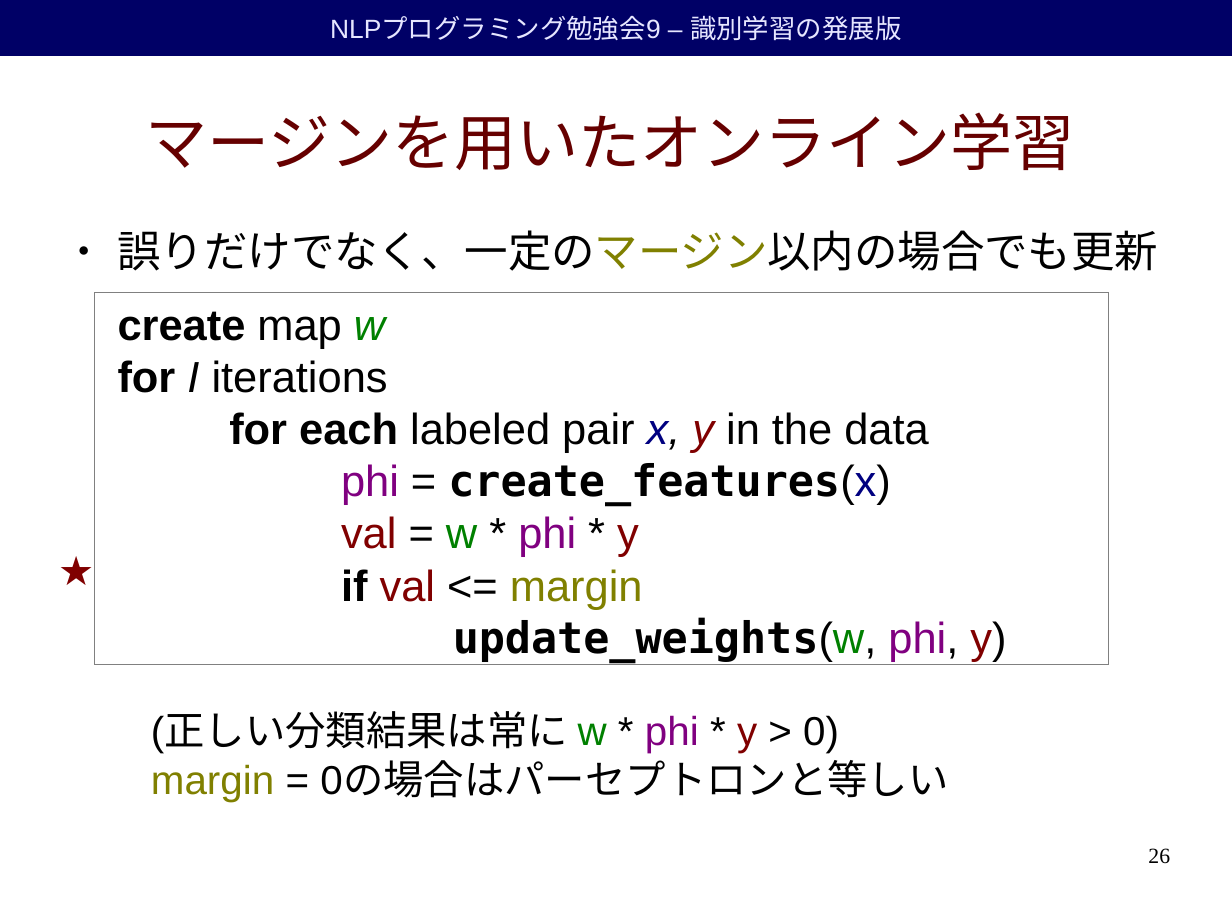
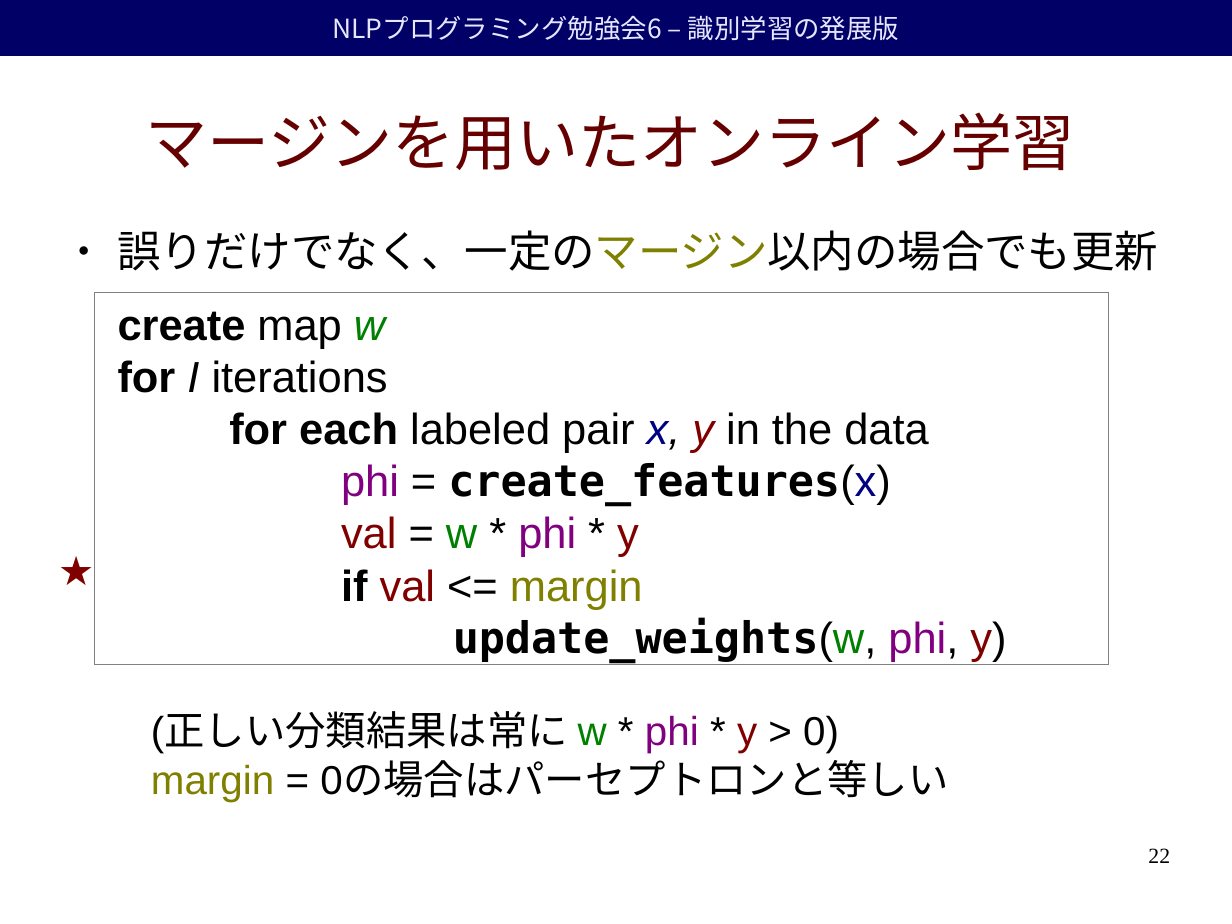
Before and after one commit to duffrind/nlppractice, a slide deck: slide 22 of download/06-discriminative/nlp-programming-ja-06-discriminative.odp (slide 26 before the commit). Drawn at 1232x924 pixels with LibreOffice and Linux fonts; fonts in the diff are those of the drawing; background and template pictures are left out. Boxes give left, top, right and bottom in pixels: in the first picture for what was removed or moved away, otherwise in the second. Text is boxed around its words. In the diff, an @@ line names an element or a change of style, - is before the commit and + after.

```diff
--- a/download/06-discriminative/nlp-programming-ja-06-discriminative.odp
+++ b/download/06-discriminative/nlp-programming-ja-06-discriminative.odp
@@ text in rectangle at box(332, 15, 899, 41): text changed; font Arial to Noto Sans CJK JP @@
-NLPプログラミング勉強会9 – 識別学習の発展版
+NLPプログラミング勉強会6 – 識別学習の発展版
@@ page number at box(1148, 848, 1170, 863): text changed @@
-26
+22
```
Also in this commit, not shown: 26 other slides changed, 7 slides added, 11 slides removed, 3 other files.
